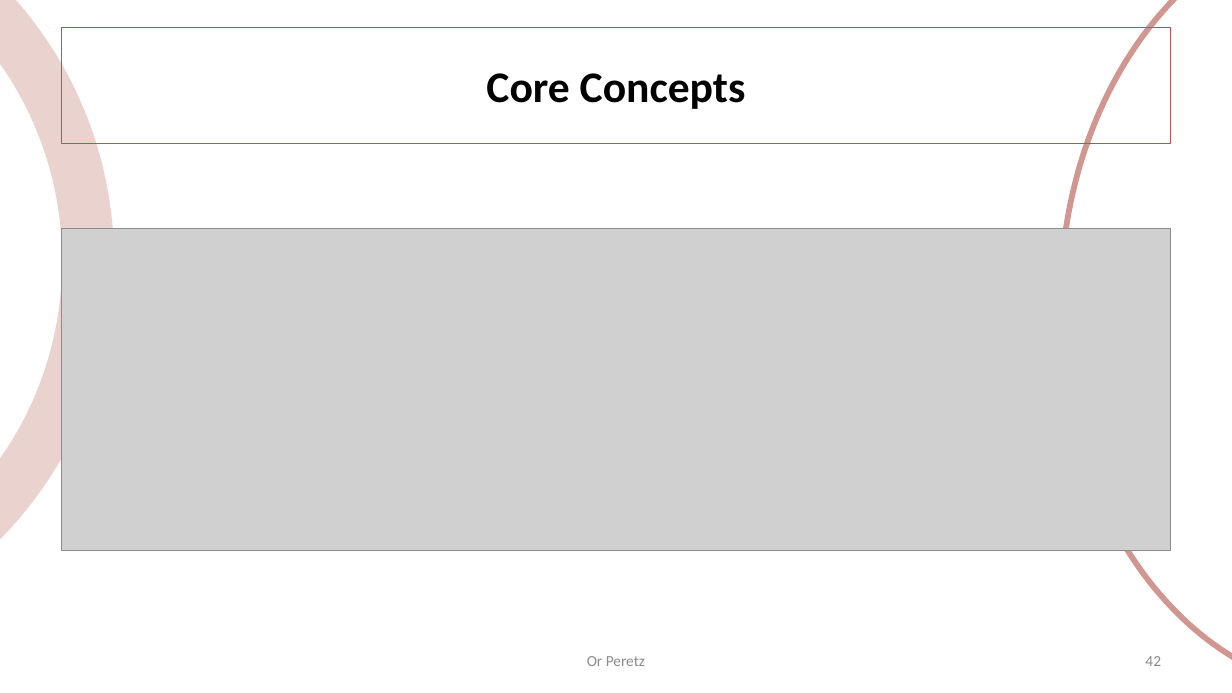
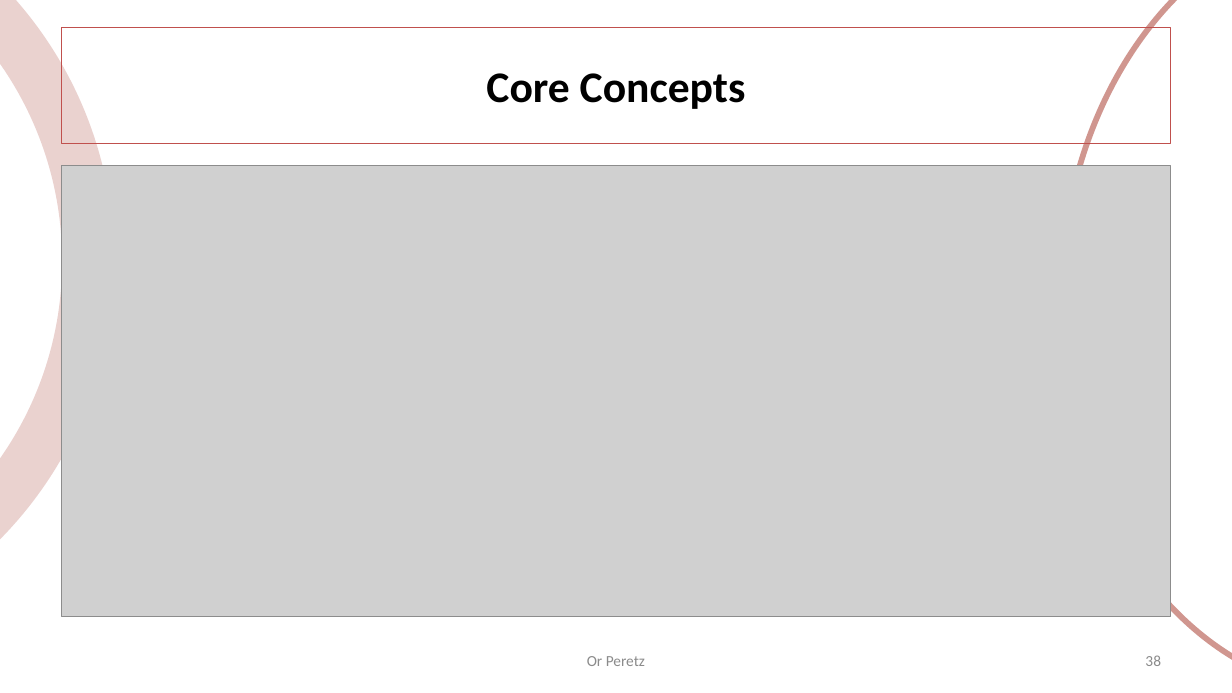
Before and after one commit to OrPerets/data-engineering-course, a slide deck: slide 38 of build/01-introduction.pptx (slide 42 before the commit). Drawn at 1232x693 pixels with LibreOffice and Linux fonts; fonts in the diff are those of the drawing; grey boxes stand for pictures. Boxes give left, top, right and bottom in pixels: in the first picture for what was removed or moved away, otherwise in the second. Text is boxed around its words. In the diff, an @@ line names an element or a change of style, - is before the commit and + after.

```diff
--- a/build/01-introduction.pptx
+++ b/build/01-introduction.pptx
@@ picture: place and size @@
-picture at (62, 228, 1171, 551)
+picture at (62, 165, 1171, 616)
@@ page number at (1145, 655, 1161, 666): text changed @@
-42
+38
```
Also in this commit, not shown: 11 other slides changed, 12 slides removed, 4 other files.
